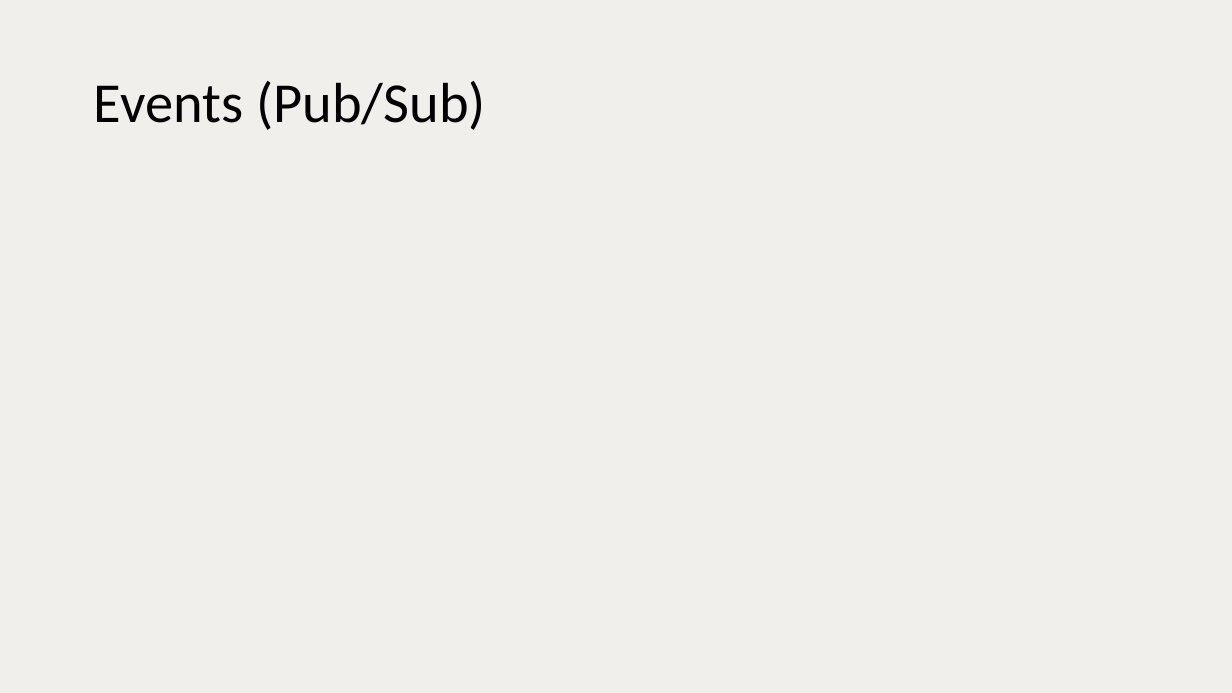
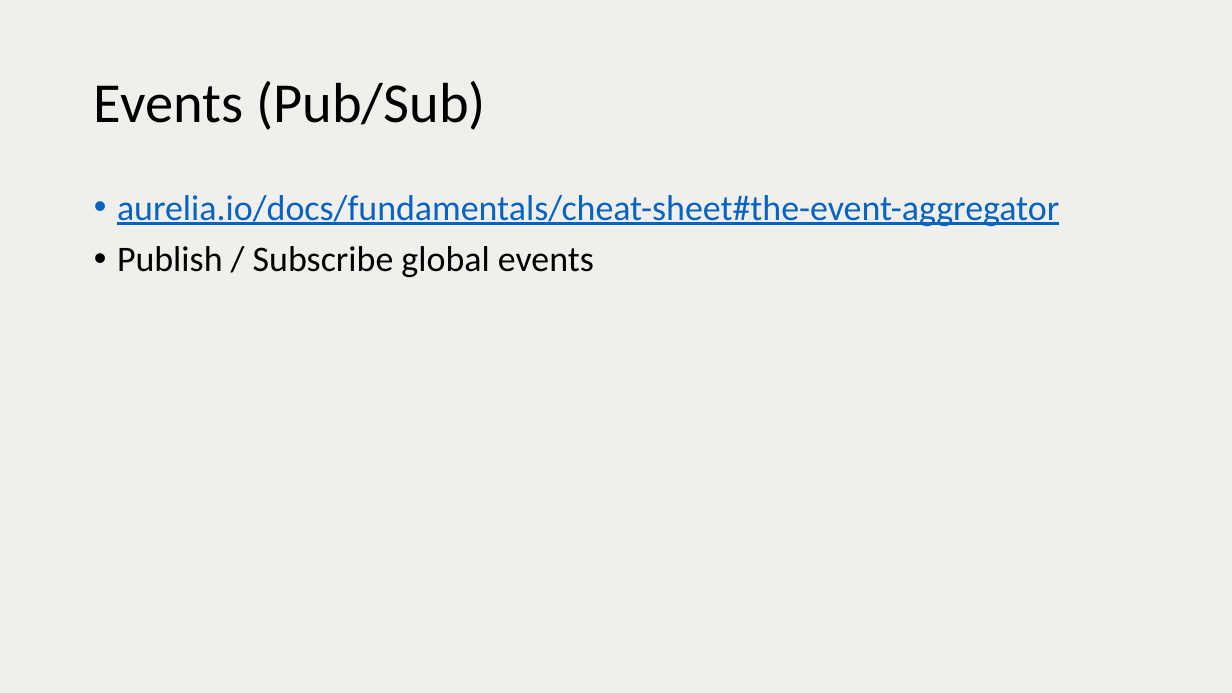
Before and after one commit to vuorinem/ADNUGTalk, a slide deck: slide 27 of Aurelia.pptm. Drawn at 1232x693 pixels with LibreOffice and Linux fonts; fonts in the diff are those of the drawing. Boxes give left, top, right and bottom in pixels: in the first picture for what was removed or moved away, otherwise in the second. Text is boxed around its words. In the diff, an @@ line names an element or a change of style, - is before the commit and + after.

```diff
--- a/Aurelia.pptm
+++ b/Aurelia.pptm
@@ text added at box(117, 195, 1059, 277), 28 pt, text #0563C1, underline @@
+• aurelia.io/docs/fundamentals/cheat-sheet#the-event-aggregator
+• Publish / Subscribe global events
```
Also in this commit, not shown: 9 other slides changed, 1 slide added, 1 slide removed.
